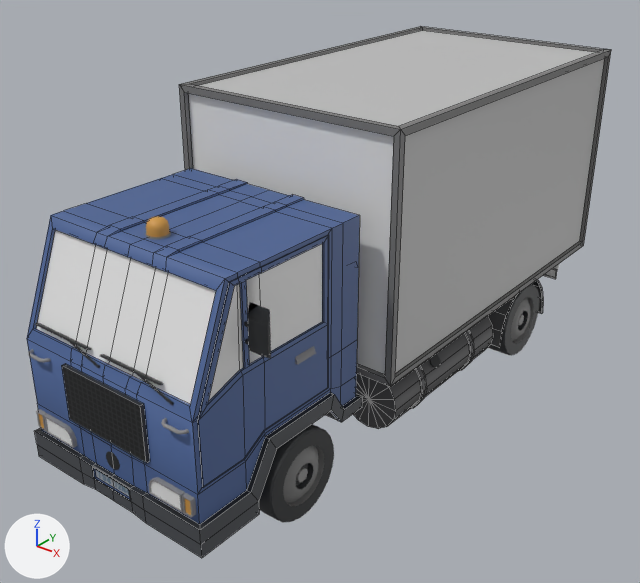
The Blender file 3d Runner/Assets/Blender Projects/truck.blend, before and after one commit.
The view is the same before and after, from a 50 mm camera at (0.353, -0.342, 0.282) aimed at (-0.054, 0.166, -0.033). Arrows for +X, +Y and +Z are at lower left; the lights stay in place. Mesh edges are drawn as thin lines on the coarser meshes.

The first picture shows '1', '1_2', 'Cube.001', 'cabin', 'front_wheel_2', 'front_wheel_2.002', 'fuel_reservior', 'headlights', 'mirrors'.
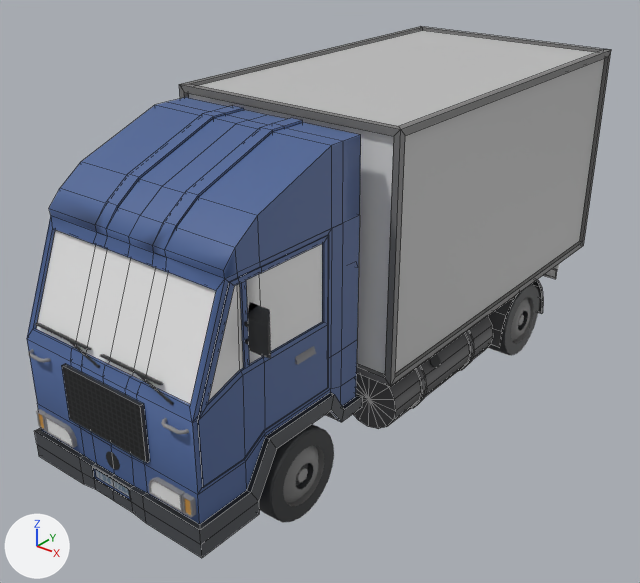
The edits, one by one:
me_mesh_021 is used by ob_cabin; parent ob_truck; location (-48.63, 97.79, -44.07).
me_mesh_021 had 491 vertices, 484 faces, 8 loose edges and spanned x -83.0..83.0, y -201.0..-23.0, z -380.0..103.0.
me_mesh_021 now has 607 vertices, 608 faces, 8 loose edges and spans x -83.0..83.0, y -201.0..30.0, z -380.0..103.0.
Part 1, on me_mesh_021:
4 vertices are removed from x 0.0, y -26.0, z -40.0..58.0.
30 faces are deleted.
61 vertices are added at x -79.0..79.0, y -26.0..29.0, z -59.0..68.0.
13 new vertices lie (0.0, 55.0, 1.0) away from vertices in x -79.0..79.0, y -26.0, z -59.0..-29.0.
10 new vertices lie (0.0, 16.0, 1.0) away from vertices in x -79.0..79.0, y -26.0..-24.0, z 58.0.
8 new vertices lie (0.0, 54.0, 1.0) away from vertices in x -32.0..32.0, y -24.0, z -59.0..-29.0.
11 new vertices lie (0.0, 0.0, 18.0) away from vertices in x -79.0..79.0, y 29.0..30.0, z -58.0.
10 new vertices lie (0.0, -25.0, 68.0) away from vertices in x -79.0..79.0, y 29.0..30.0, z -28.0.
7 new vertices lie (0.0, 5.0, 1.0) away from vertices in x -79.0..79.0, y -26.0, z 68.0.
154 new faces join them, mat_lambert18 (picture img_polygoncity_texture_01_b_png).

Changed parts and their boxes (x1, y1, x2, y2) in the pictures (640 x 583 px):
'cabin', reshaped (18% taller)
    before: (27, 168, 363, 558)
    after: (27, 97, 363, 558)
part 1 of me_mesh_021, built on
    before: (52, 168, 359, 279)
    after: (49, 97, 361, 279)
